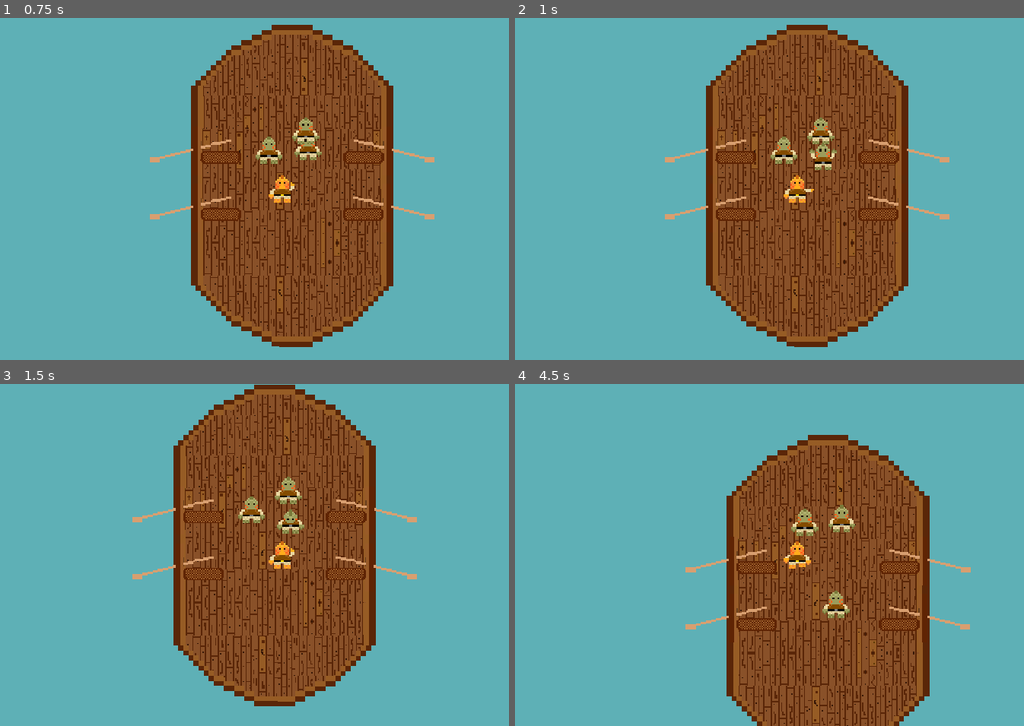
Above: before the commit, frames 1-4 (two rows, left to right).
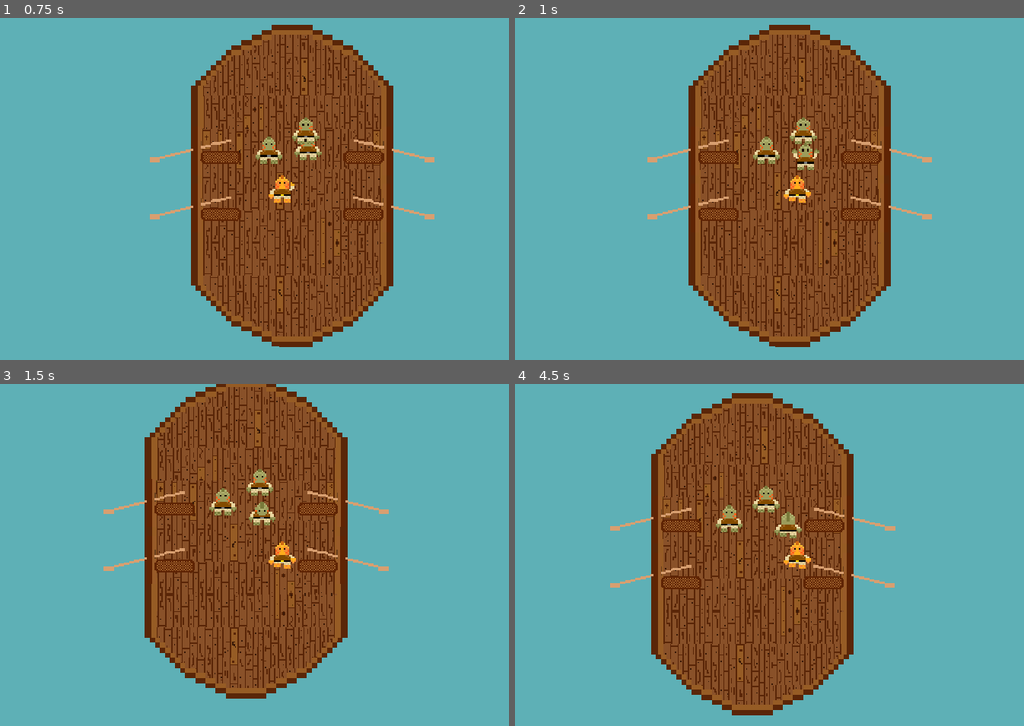
Above: after the commit, the same moments.

Repository: Splashy-Inc/splish-splashisson
Game: Godot game, scene res://Scenes/playground.tscn
The game is run twice, just before and just after one commit, with the same random seed, the same clock (stepped at 60 frames per second) and the same inputs. The project has no main scene, so this scene is started directly.
Inputs:
- Up to frame 1 (0.75 s): tap Enter at 0.5 s; hold D (right) from 0.53 s (still down); tap I (interact) at 0.6 s
- Up to frame 2 (1 s): keep holding D (right)
- Up to frame 3 (1.5 s): release D (right) at 1.28 s; hold S (down) from 1.28 s (still down); tap O (location) at 1.35 s
- Up to frame 4 (4.5 s): release S (down) at 2.03 s; hold D (right) 2.03-2.78 s; tap one key every 0.75 s from 2.1 s: U (unassign) I (interact) O (location) U (unassign); hold W (up) 2.78-3.53 s; hold A (left) from 3.53 s (still down)

Frame 1 is identical in both runs. In frame 2, 20% of the frame differs, in the area x 26-86%, y 2-97%; in frame 3, 23%; in frame 4, 37%, in the area x 18-90%, y 2-100%.

Commit message:
Add animation player for Splish to use

Diff:
--- a/Scenes/splish.tscn
+++ b/Scenes/splish.tscn
@@ -63,6 +63,119 @@
 [sub_resource type="CircleShape2D" id="CircleShape2D_nx1hd"]
 radius = 66.0
 
+[sub_resource type="Animation" id="Animation_0g00q"]
+resource_name = "idle"
+length = 0.20002
+loop_mode = 1
+step = 0.2
+tracks/0/type = "value"
+tracks/0/imported = false
+tracks/0/enabled = true
+tracks/0/path = NodePath("AnimatedSprite2D:animation")
+tracks/0/interp = 1
+tracks/0/loop_wrap = true
+tracks/0/keys = {
+"times": PackedFloat32Array(0),
+"transitions": PackedFloat32Array(1),
+"update": 1,
+"values": [&"idle"]
+}
+
+[sub_resource type="Animation" id="Animation_uhby7"]
+resource_name = "walking_down"
+length = 0.500025
+loop_mode = 1
+step = 0.25
+tracks/0/type = "value"
+tracks/0/imported = false
+tracks/0/enabled = true
+tracks/0/path = NodePath("AnimatedSprite2D:animation")
+tracks/0/interp = 1
+tracks/0/loop_wrap = true
+tracks/0/keys = {
+"times": PackedFloat32Array(0),
+"transitions": PackedFloat32Array(1),
+"update": 1,
+"values": [&"walking_down"]
+}
+tracks/1/type = "value"
+tracks/1/imported = false
+tracks/1/enabled = true
+tracks/1/path = NodePath("AnimatedSprite2D:frame")
+tracks/1/interp = 1
+tracks/1/loop_wrap = true
+tracks/1/keys = {
+"times": PackedFloat32Array(0, 0.25),
+"transitions": PackedFloat32Array(1, 1),
+"update": 1,
+"values": [0, 1]
+}
+
+[sub_resource type="Animation" id="Animation_y4fll"]
+resource_name = "walking_up"
+length = 0.500025
+loop_mode = 1
+step = 0.25
+tracks/0/type = "value"
+tracks/0/imported = false
+tracks/0/enabled = true
+tracks/0/path = NodePath("AnimatedSprite2D:animation")
+tracks/0/interp = 1
+tracks/0/loop_wrap = true
+tracks/0/keys = {
+"times": PackedFloat32Array(0),
+"transitions": PackedFloat32Array(1),
+"update": 1,
+"values": [&"walking_up"]
+}
+tracks/1/type = "value"
+tracks/1/imported = false
+tracks/1/enabled = true
+tracks/1/path = NodePath("AnimatedSprite2D:frame")
+tracks/1/interp = 1
+tracks/1/loop_wrap = true
+tracks/1/keys = {
+"times": PackedFloat32Array(0, 0.25),
+"transitions": PackedFloat32Array(1, 1),
+"update": 1,
+"values": [0, 1]
+}
+
+[sub_resource type="Animation" id="Animation_jr7t7"]
+length = 0.001
+tracks/0/type = "value"
+tracks/0/imported = false
+tracks/0/enabled = true
+tracks/0/path = NodePath("AnimatedSprite2D:animation")
+tracks/0/interp = 1
+tracks/0/loop_wrap = true
+tracks/0/keys = {
+"times": PackedFloat32Array(0),
+"transitions": PackedFloat32Array(1),
+"update": 1,
+"values": [&"idle"]
+}
+tracks/1/type = "value"
+tracks/1/imported = false
+tracks/1/enabled = true
+tracks/1/path = NodePath("AnimatedSprite2D:frame")
+tracks/1/interp = 1
+tracks/1/loop_wrap = true
+tracks/1/keys = {
+"times": PackedFloat32Array(0),
+"transitions": PackedFloat32Array(1),
+"update": 1,
+"values": [0]
+}
+
+[sub_resource type="AnimationLibrary" id="AnimationLibrary_iikno"]
+_data = {
+"RESET": SubResource("Animation_jr7t7"),
+"idle": SubResource("Animation_0g00q"),
+"walking_down": SubResource("Animation_uhby7"),
+"walking_up": SubResource("Animation_y4fll")
+}
+
 [node name="Splish" type="CharacterBody2D"]
 scale = Vector2(1.333, 1.333)
 collision_mask = 6
@@ -92,5 +205,11 @@
 [node name="AssignFollower" type="AudioStreamPlayer" parent="SFXManager"]
 stream = ExtResource("11_ke8qv")
 
+[node name="AnimationPlayer" type="AnimationPlayer" parent="."]
+libraries = {
+"": SubResource("AnimationLibrary_iikno")
+}
+autoplay = "idle"
+
 [connection signal="body_entered" from="InteractableRange" to="." method="_on_interactable_range_body_entered"]
 [connection signal="body_exited" from="InteractableRange" to="." method="_on_interactable_range_body_exited"]
Not shown: 1 places in Scenes/splish.tscn that only renumber resources
